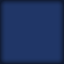
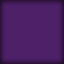
Layers edited between the first and the second 64×64 image:
showed "Layer 1 copy 8" over [0, 0, 64, 64]
hid "Layer 1" over [0, 0, 64, 64]
